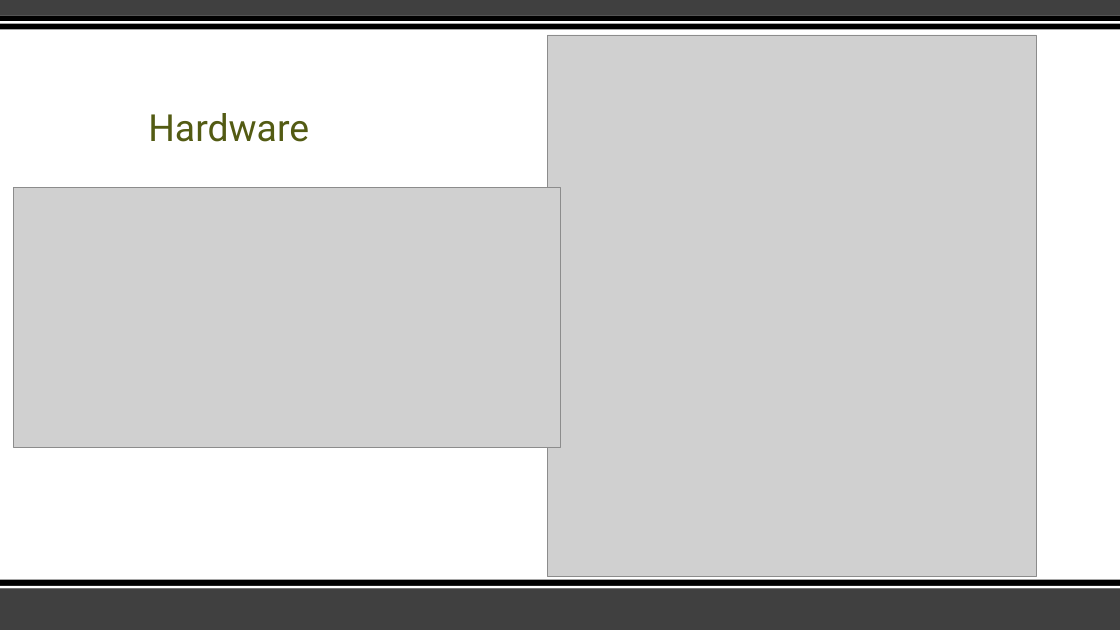
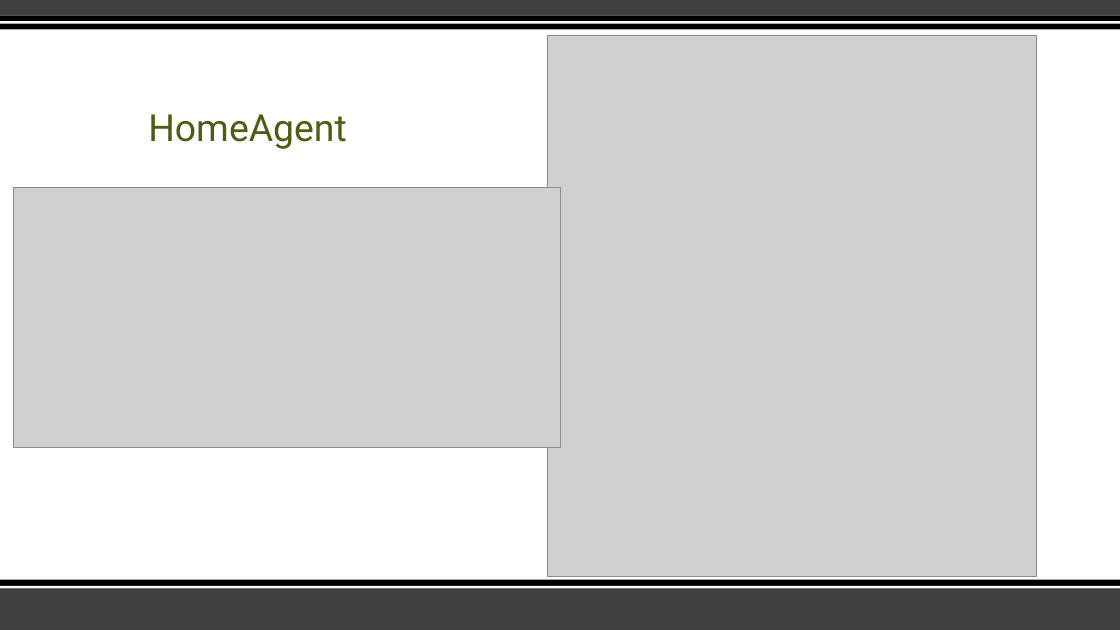
Before and after one commit to Cy-EF0510/Vanier, a slide deck: slide 10 of Semester 7 Fall 2026/IOT/Assignments/HomeAgent.pptx. Drawn at 1120x630 pixels with LibreOffice and Linux fonts; fonts in the diff are those of the drawing; grey boxes stand for pictures. Boxes give left, top, right and bottom in pixels: in the first picture for what was removed or moved away, otherwise in the second. Text is boxed around its words. In the diff, an @@ line names an element or a change of style, - is before the commit and + after.

```diff
--- a/Semester 7 Fall 2026/IOT/Assignments/HomeAgent.pptx
+++ b/Semester 7 Fall 2026/IOT/Assignments/HomeAgent.pptx
@@ title at (148, 114, 346, 149): text changed @@
-Hardware
+HomeAgent
```
Also in this commit, not shown: 2 other slides changed, 8 slides added, 8 slides removed.
